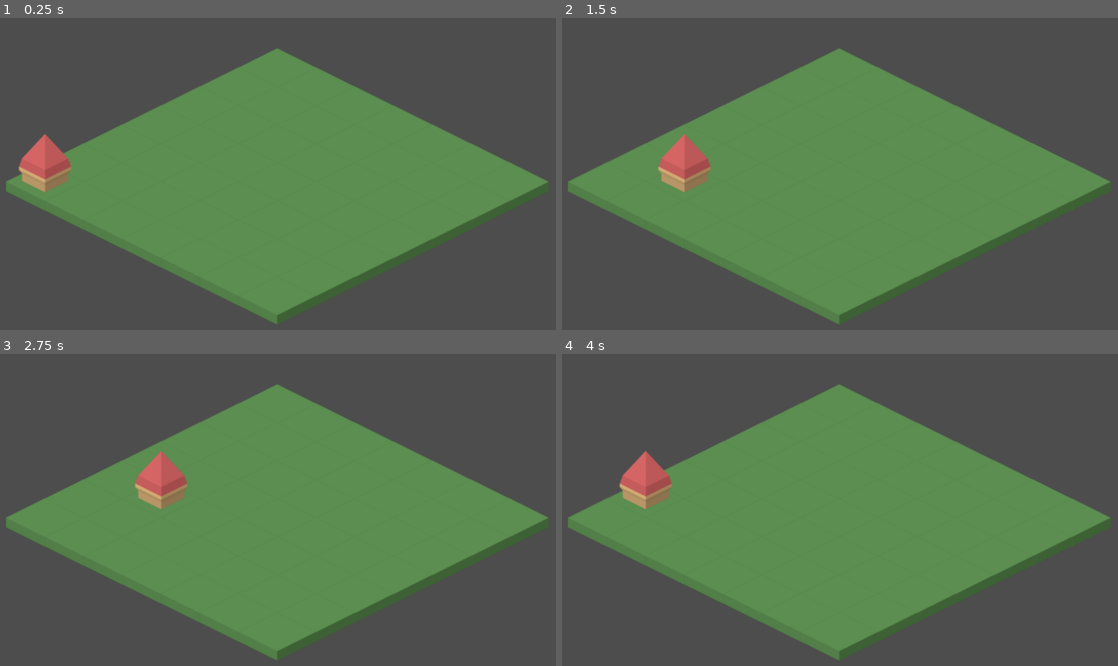
Above: before the commit, frames 1-4 (two rows, left to right).
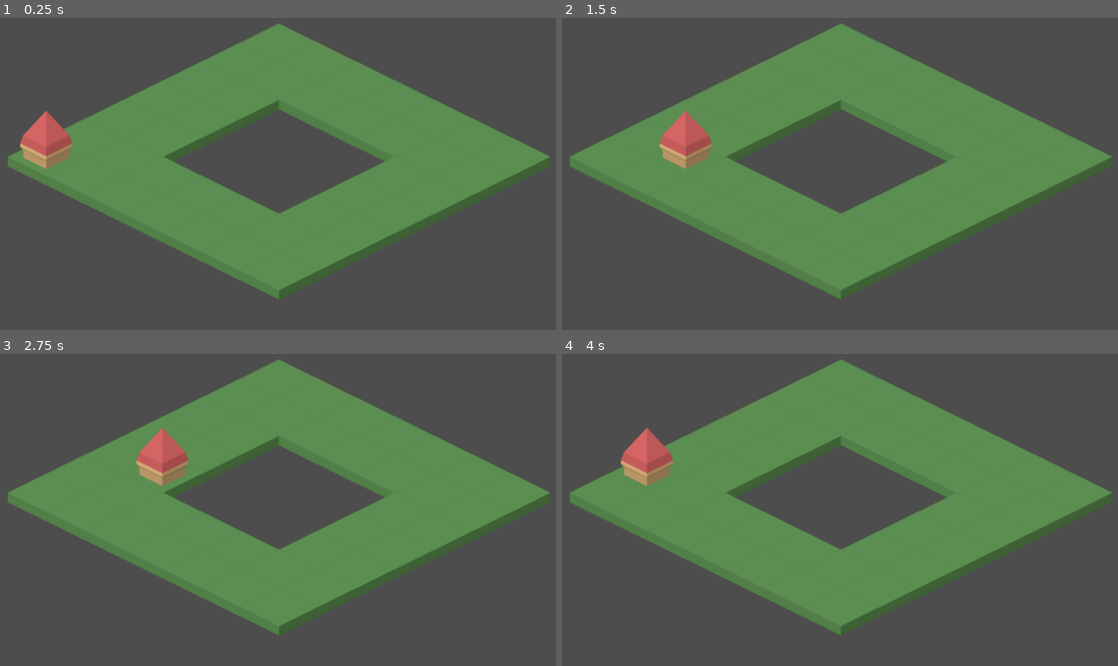
Above: after the commit, the same moments.

Repository: mjviljan/godot-isometric
Game: Godot game, scene res://Isometric.tscn
Two runs of this game, one before a commit and one after it. Both use one fixed random seed, a clock stepped at 60 frames per second and the inputs below.
Inputs:
- Up to frame 1 (0.25 s): no input
- Up to frame 2 (1.5 s): tap Enter at 0.5 s; hold Right (ui_right) 0.53-1.28 s; tap Space at 1.25 s; hold Down (ui_down) from 1.28 s (still down)
- Up to frame 3 (2.75 s): tap Enter at 2 s; release Down (ui_down) at 2.03 s; hold Right (ui_right) from 2.03 s (still down)
- Up to frame 4 (4 s): tap Space at 2.75 s; release Right (ui_right) at 2.78 s; hold Up (ui_up) 2.78-3.53 s; tap Enter at 3.5 s; hold Left (ui_left) from 3.53 s (still down)

The runs differ from the first frame. In frame 1, 23% of the frame differs, in the area x 1-99%, y 1-99%; in frame 2, 24%; in frame 3, 24%; in frame 4, 23%.

Commit message:
Move movement logic to World; check move validity

Diff:
--- a/Isometric.tscn
+++ b/Isometric.tscn
@@ -1,8 +1,8 @@
 [gd_scene load_steps=6 format=3 uid="uid://ctd286tfblo6l"]
 
 [ext_resource type="Texture2D" uid="uid://dfym020hcjnc6" path="res://Assets/Spritesheet/spritesheet-83.png" id="1_348sk"]
+[ext_resource type="Script" path="res://World.gd" id="1_qdue2"]
 [ext_resource type="Texture2D" uid="uid://brjs47qpt87lo" path="res://Assets/Towers (brown)/tower_42.png" id="4_usi2n"]
-[ext_resource type="Script" path="res://Player.gd" id="4_y4dm4"]
 
 [sub_resource type="TileSetAtlasSource" id="TileSetAtlasSource_hu37a"]
 texture = ExtResource("1_348sk")
@@ -12,25 +12,21 @@
 
 [sub_resource type="TileSet" id="TileSet_dghlt"]
 tile_shape = 1
+tile_layout = 5
 tile_size = Vector2i(130, 64)
 sources/0 = SubResource("TileSetAtlasSource_hu37a")
 
 [node name="World" type="Node2D"]
+script = ExtResource("1_qdue2")
 
 [node name="TileMap" type="TileMap" parent="."]
 y_sort_enabled = true
-position = Vector2(-271, -125)
 tile_set = SubResource("TileSet_dghlt")
 format = 2
 layer_0/y_sort_enabled = true
-layer_0/tile_data = PackedInt32Array(983043, 65536, 0, 917508, 65536, 0, 851972, 65536, 0, 786436, 65536, 0, 851971, 65536, 0, 917507, 65536, 0, 720900, 65536, 0, 655365, 65536, 0, 589829, 65536, 0, 524294, 65536, 0, 589830, 65536, 0, 655367, 65536, 0, 720903, 65536, 0, 786437, 65536, 0, 720901, 65536, 0, 655366, 65536, 0, 786440, 65536, 0, 851976, 65536, 0, 917513, 65536, 0, 983048, 65536, 0, 917512, 65536, 0, 851975, 65536, 0, 786439, 65536, 0, 851974, 65536, 0, 786438, 65536, 0, 720902, 65536, 0, 851973, 65536, 0, 917509, 65536, 0, 983044, 65536, 0, 1048580, 65536, 0, 1179653, 65536, 0, 1114116, 65536, 0, 1048581, 65536, 0, 983045, 65536, 0, 917510, 65536, 0, 917511, 65536, 0, 983046, 65536, 0, 1048582, 65536, 0, 1114117, 65536, 0, 1245189, 65536, 0, 1179654, 65536, 0, 1114118, 65536, 0, 1048583, 65536, 0, 1114119, 65536, 0, 1048584, 65536, 0, 983047, 65536, 0, 1179655, 65536, 0, 1245190, 65536, 0, 1310726, 65536, 0)
-
-[node name="Camera2D" type="Camera2D" parent="."]
-position = Vector2(580, 319)
+layer_0/tile_data = PackedInt32Array(0, 65536, 0, 1, 65536, 0, 2, 65536, 0, 3, 65536, 0, 65539, 65536, 0, 65540, 65536, 0, 4, 65536, 0, 5, 65536, 0, 6, 65536, 0, 65541, 65536, 0, 65542, 65536, 0, 65538, 65536, 0, 65537, 65536, 0, 65536, 65536, 0, 131072, 65536, 0, 196608, 65536, 0, 262144, 65536, 0, 327680, 65536, 0, 393216, 65536, 0, 393217, 65536, 0, 327681, 65536, 0, 262145, 65536, 0, 196609, 65536, 0, 131073, 65536, 0, 131078, 65536, 0, 196614, 65536, 0, 262150, 65536, 0, 327686, 65536, 0, 393222, 65536, 0, 393221, 65536, 0, 393220, 65536, 0, 393218, 65536, 0, 327682, 65536, 0, 327683, 65536, 0, 393219, 65536, 0, 327684, 65536, 0, 327685, 65536, 0, 262149, 65536, 0, 196613, 65536, 0, 131077, 65536, 0)
 
 [node name="Player" type="CharacterBody2D" parent="."]
-position = Vector2(185, 316)
-script = ExtResource("4_y4dm4")
 
 [node name="CollisionPolygon2D" type="CollisionPolygon2D" parent="Player"]
 position = Vector2(0, 30)
@@ -38,3 +34,6 @@
 
 [node name="Sprite2D" type="Sprite2D" parent="Player"]
 texture = ExtResource("4_usi2n")
+
+[node name="Camera2D" type="Camera2D" parent="."]
+offset = Vector2(68, 230)
--- a/Player.gd
+++ /dev/null
@@ -1,44 +0,0 @@
-extends CharacterBody2D
-
-enum Direction { SW, NW, NE, SE, NONE }
-
-const X_STEP_SIZE = 65
-const Y_STEP_SIZE = 32
-
-func get_moving_direction():
-	var horizontal_movement = int(Input.is_action_just_pressed("ui_right")) - int(Input.is_action_just_pressed("ui_left"))
-
-	if (horizontal_movement < 0):
-		return Direction.SW
-	if (horizontal_movement > 0):
-		return Direction.NE
-
-	var vertical_movement = int(Input.is_action_just_pressed("ui_up")) - int(Input.is_action_just_pressed("ui_down"))
-
-	if (vertical_movement < 0):
-		return Direction.SE
-	if (vertical_movement > 0):
-		return Direction.NW
-
-	return Direction.NONE
-
-func get_movement_deltas():
-	match get_moving_direction():
-		Direction.SW:
-			return Vector2(-X_STEP_SIZE, Y_STEP_SIZE)
-		Direction.NW:
-			return Vector2(-X_STEP_SIZE, -Y_STEP_SIZE)
-		Direction.NE:
-			return Vector2(X_STEP_SIZE, -Y_STEP_SIZE)
-		Direction.SE:
-			return Vector2(X_STEP_SIZE, Y_STEP_SIZE)
-
-	return Vector2.ZERO
-
-func _physics_process(_delta):
-	var movement_deltas = get_movement_deltas()
-
-	if (movement_deltas != Vector2.ZERO):
-		position.x = position.x + movement_deltas.x
-		position.y = position.y + movement_deltas.y
-		move_and_slide()
--- /dev/null
+++ b/World.gd
@@ -0,0 +1,58 @@
+extends Node2D
+
+enum Direction { SW, NW, NE, SE, NONE }
+
+const PLAYER_RENDER_OFFSET = Vector2(0, -36)
+
+var valid_cells: Array[Vector2i] = []
+var player_position: Vector2i = Vector2i.ZERO
+
+func _ready():
+	valid_cells = $TileMap.get_used_cells(0)
+	player_position = Vector2i(0, 6)
+	$Player.position = player_position_to_coordinates()
+
+func get_moving_direction() -> Direction:
+	var horizontal_movement = int(Input.is_action_just_pressed("ui_right")) - int(Input.is_action_just_pressed("ui_left"))
+
+	if (horizontal_movement < 0):
+		return Direction.SW
+	if (horizontal_movement > 0):
+		return Direction.NE
+
+	var vertical_movement = int(Input.is_action_just_pressed("ui_up")) - int(Input.is_action_just_pressed("ui_down"))
+
+	if (vertical_movement < 0):
+		return Direction.SE
+	if (vertical_movement > 0):
+		return Direction.NW
+
+	return Direction.NONE
+
+func get_movement_deltas() -> Vector2i:
+	match get_moving_direction():
+		Direction.SW:
+			return Vector2i(0, 1)
+		Direction.NW:
+			return Vector2i(-1, 0)
+		Direction.NE:
+			return Vector2i(0, -1)
+		Direction.SE:
+			return Vector2i(1, 0)
+
+	return Vector2.ZERO
+
+func player_position_to_coordinates() -> Vector2:
+	return $TileMap.map_to_local(player_position) + PLAYER_RENDER_OFFSET
+
+func is_valid_position(target_position: Vector2i) -> bool:
+	return valid_cells.has(target_position)
+
+func _process(_delta):
+	var movement_deltas = get_movement_deltas()
+
+	if (movement_deltas != Vector2i.ZERO):
+		if is_valid_position(player_position + movement_deltas):
+			player_position += movement_deltas;
+			$Player.position = player_position_to_coordinates()
+			$Player.move_and_slide()
